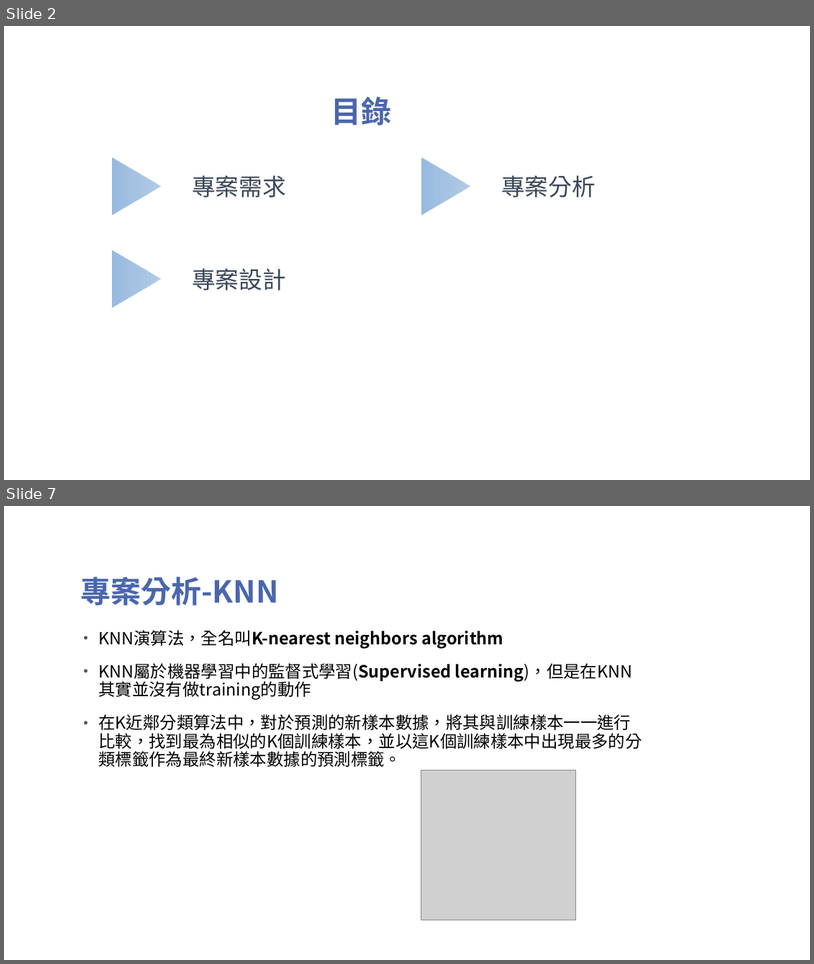
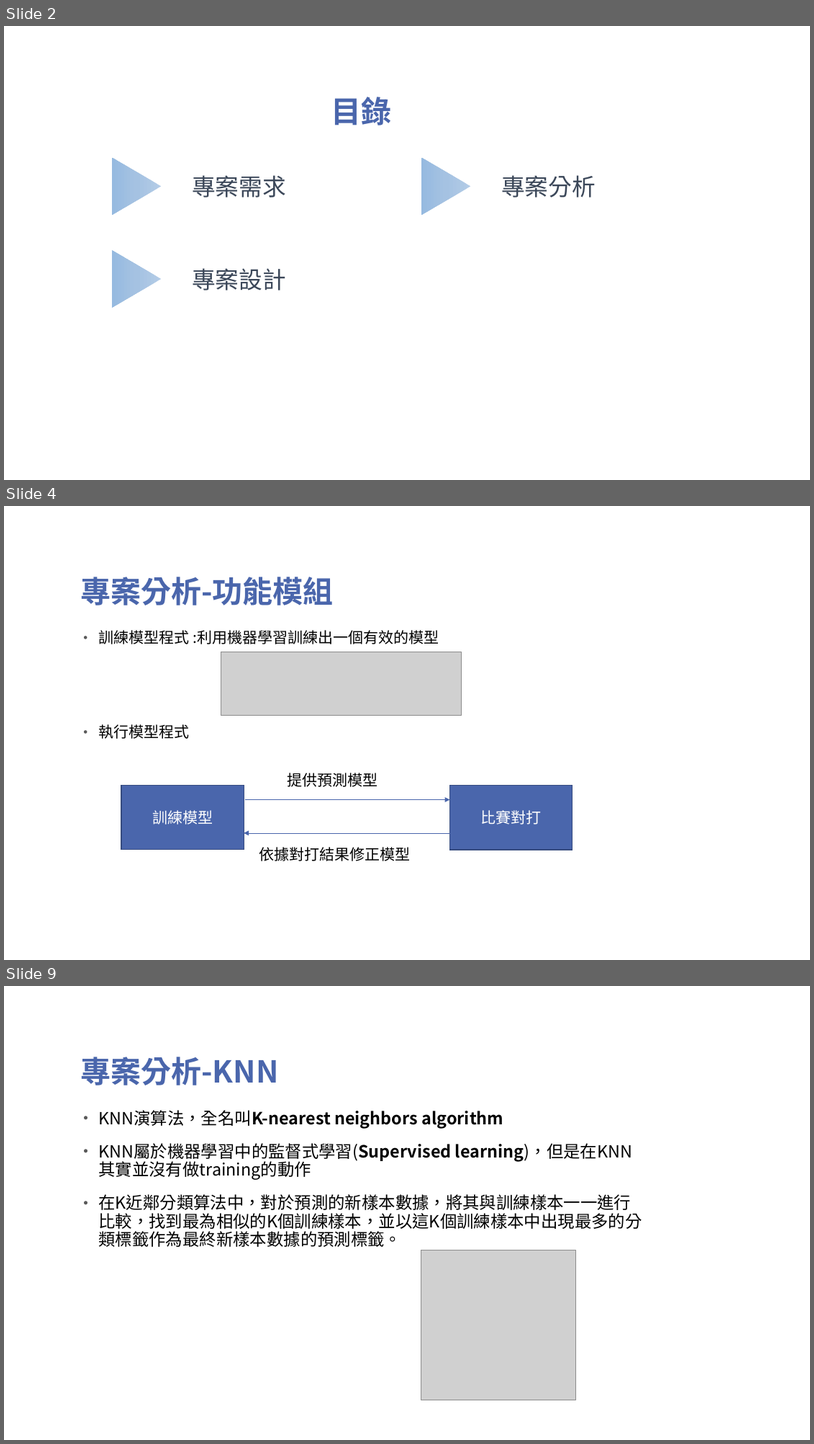
Before and after one commit to TsaiHaoWei/Machine-Learning, a slide deck: Finally project/Pingpong_第六組.pptx. Shown one above the other, each under a label of ours: slides 2 and 7 before the commit, slides 2, 4 and 9 after it; the slides between them are not shown. The pictures are 814x964 and 814x1444 pixels, drawn with LibreOffice and Linux fonts; fonts in the diff are those of the drawing; grey boxes stand for pictures; background and template pictures are left out. Boxes give left, top, right and bottom in pixels: in the first picture for what was removed or moved away, otherwise in the second. Text is boxed around its words. In the diff, an @@ line names an element or a change of style, - is before the commit and + after.

```diff
--- a/Finally project/Pingpong_第六組.pptx
+++ b/Finally project/Pingpong_第六組.pptx
@@ slide 4 added at <box>4,506,810,960</box>, background picture (left out) @@
@@ title added at <box>80,577,334,605</box>, 36 pt, text #4A66AC, bold @@
+專案分析-功能模組
@@ text added at <box>98,630,439,739</box>, 18 pt, text #000000 @@
+  • 訓練模型程式 :利用機器學習訓練出一個有效的模型
+  • 執行模型程式
@@ picture added at <box>221,651,461,716</box> @@
@@ rectangle added at <box>121,785,244,849</box>, fill #4A66AC, outline #374B7F 1 pt, 18 pt, text #FFFFFF @@
+訓練模型
@@ text added at <box>287,772,378,787</box>, 18 pt, text #000000 @@
+提供預測模型
@@ rectangle added at <box>450,785,572,849</box>, fill #4A66AC, outline #374B7F 1 pt, 18 pt, text #FFFFFF @@
+比賽對打
@@ arrow added from (245, 800) to (450, 800), #4A66AC 0.5 pt @@
@@ arrow added from (450, 833) to (244, 833), #4A66AC 0.5 pt @@
@@ text added at <box>259,847,410,861</box>, 18 pt, text #000000 @@
+依據對打結果修正模型
@@ what was slide 7 is now slide 9 @@
```
Also in this commit, not shown: 4 slides changed, 5 other slides added, 2 slides removed, 3 other files.
